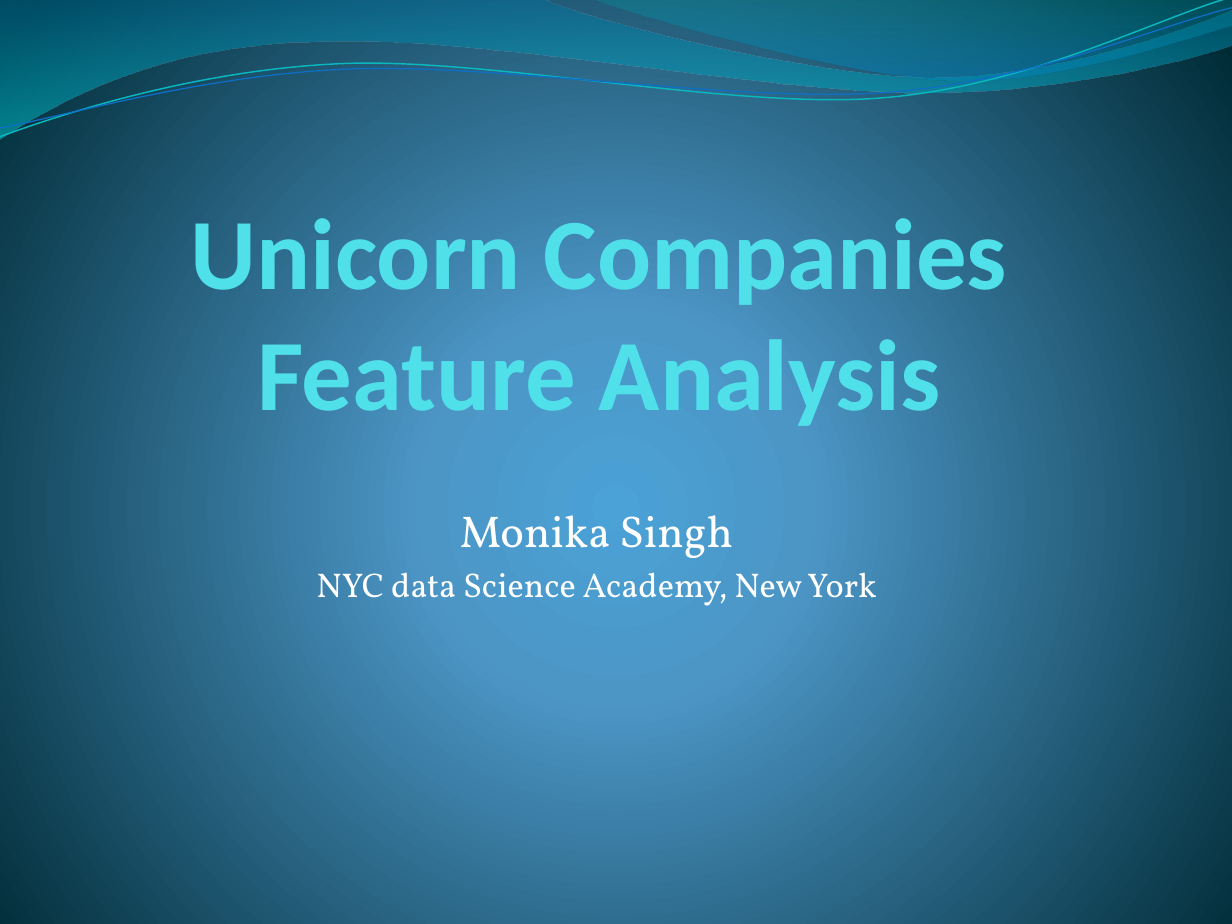
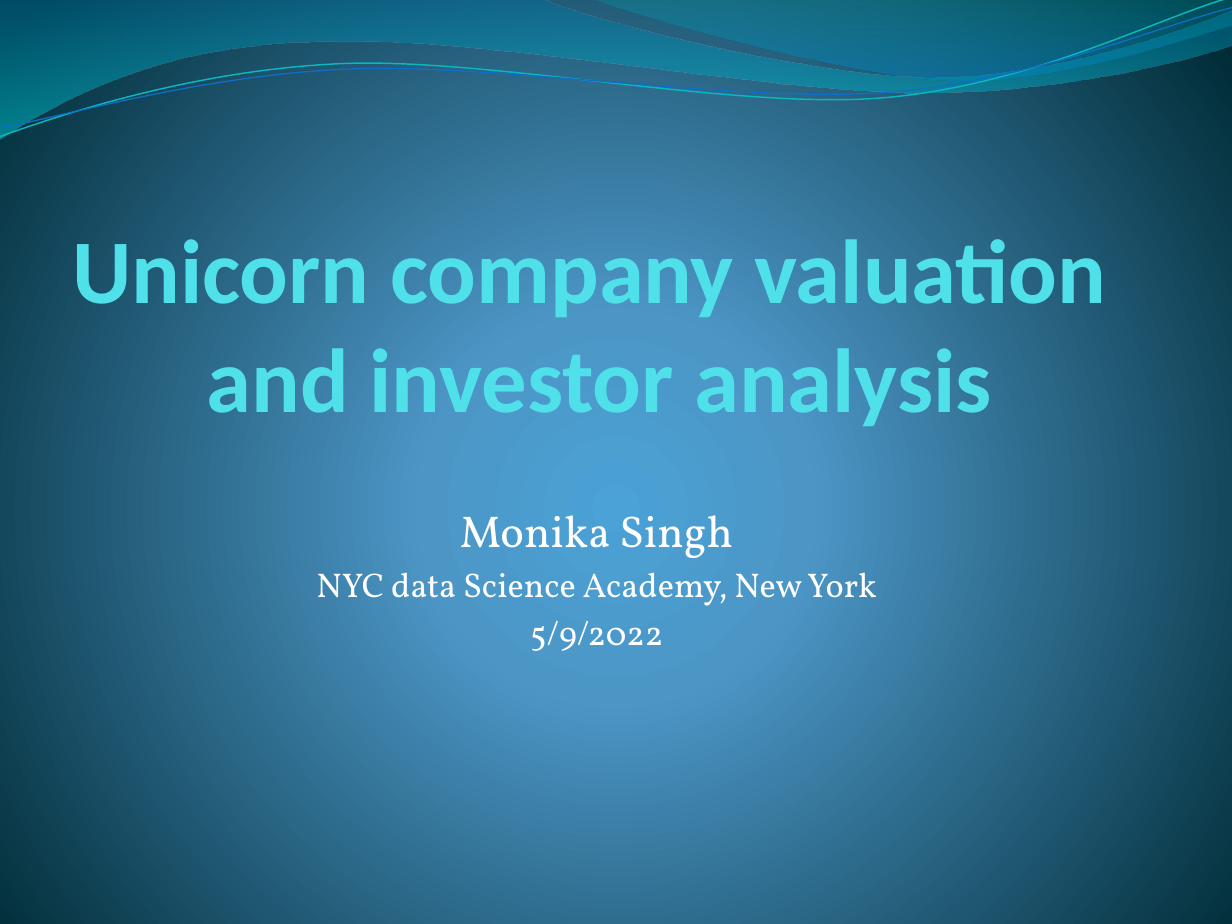
Before and after one commit to MonikaSinghGit/UnicornCompaniesFeatureAnalysis, a slide deck: slide 1 of Unicorn Companies Feature Analysis.pptx. Drawn at 1232x924 pixels with LibreOffice and Linux fonts; fonts in the diff are those of the drawing. Boxes give left, top, right and bottom in pixels: in the first picture for what was removed or moved away, otherwise in the second. Text is boxed around its words. In the diff, an @@ line names an element or a change of style, - is before the commit and + after.

```diff
--- a/Unicorn Companies Feature Analysis.pptx
+++ b/Unicorn Companies Feature Analysis.pptx
@@ title at box(72, 228, 1106, 434): text changed; size 59 to 53.1 pt @@
-Unicorn Companies Feature Analysis
+Unicorn company valuation and investor analysis
@@ subtitle at box(530, 621, 663, 651): paragraph added @@
+5/9/2022
```
Also in this commit, not shown: 10 other slides changed, 10 slides added, 1 slide removed, 2 other files.
